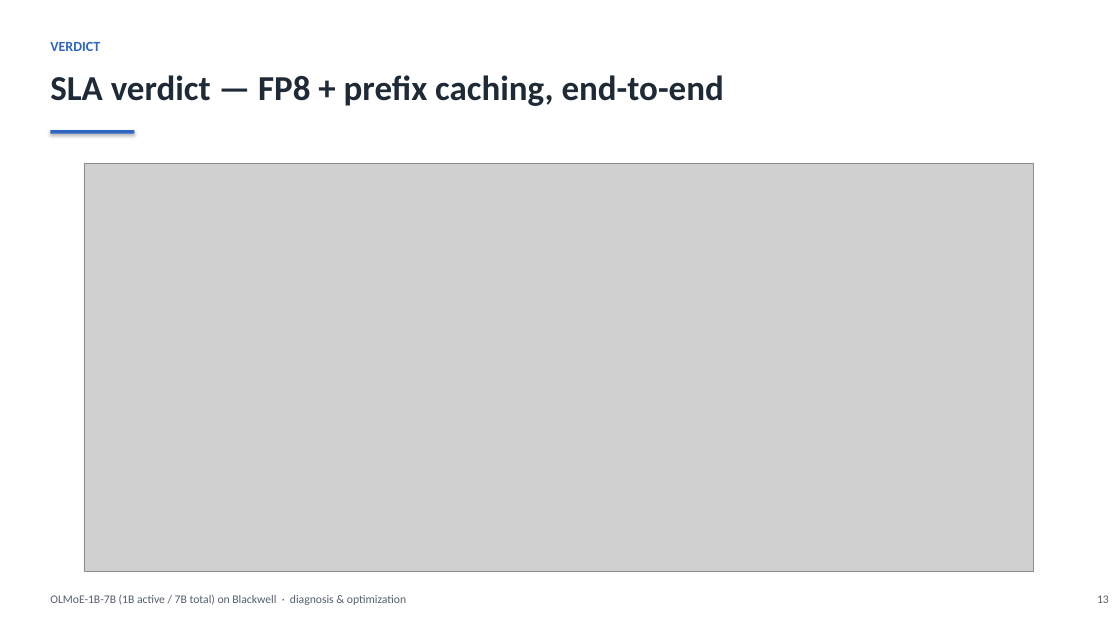
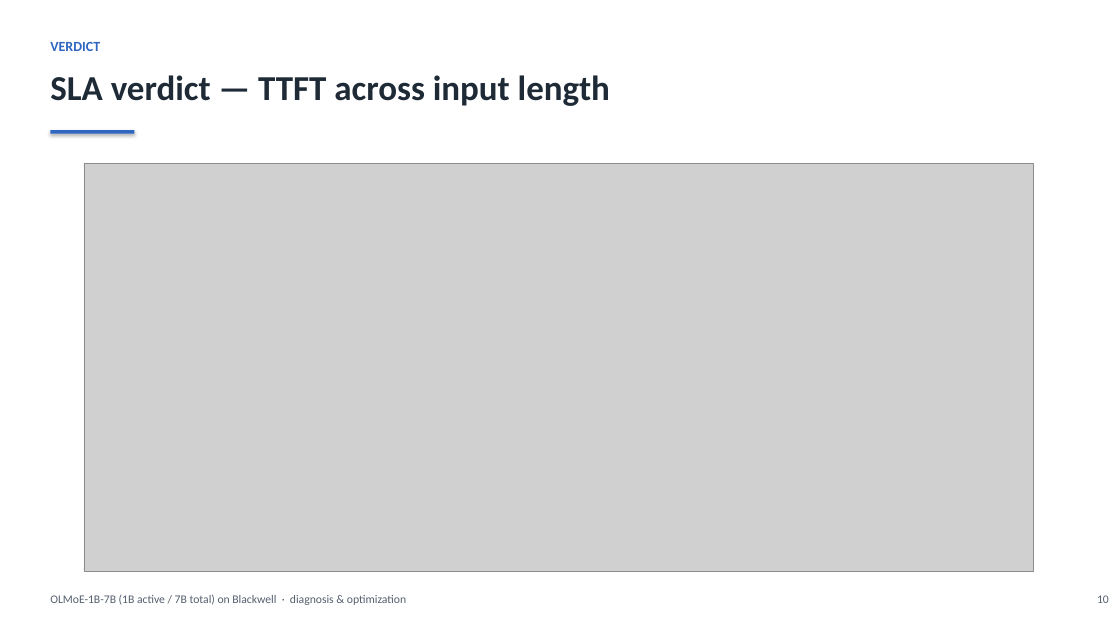
Before and after one commit to harishvs/moe-inference-optimize, a slide deck: slide 10 of talk/deck.pptx (slide 13 before the commit). Drawn at 1120x630 pixels with LibreOffice and Linux fonts; fonts in the diff are those of the drawing; grey boxes stand for pictures. Boxes give left, top, right and bottom in pixels: in the first picture for what was removed or moved away, otherwise in the second. Text is boxed around its words. In the diff, an @@ line names an element or a change of style, - is before the commit and + after.

```diff
--- a/talk/deck.pptx
+++ b/talk/deck.pptx
@@ text at (50,75,610,106): text changed @@
-SLA verdict — FP8 + prefix caching, end-to-end
+SLA verdict — TTFT across input length
@@ text at (1097,595,1109,603): text changed @@
-13
+10
```
Also in this commit, not shown: 14 other slides changed, 2 slides added, 2 slides removed, 40 other files.
